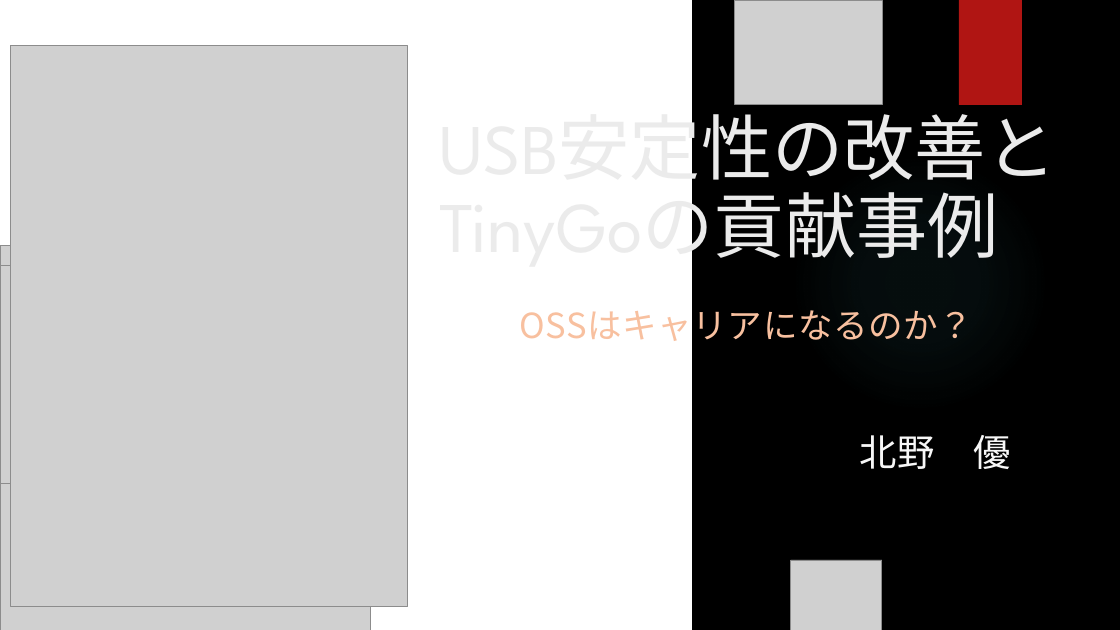
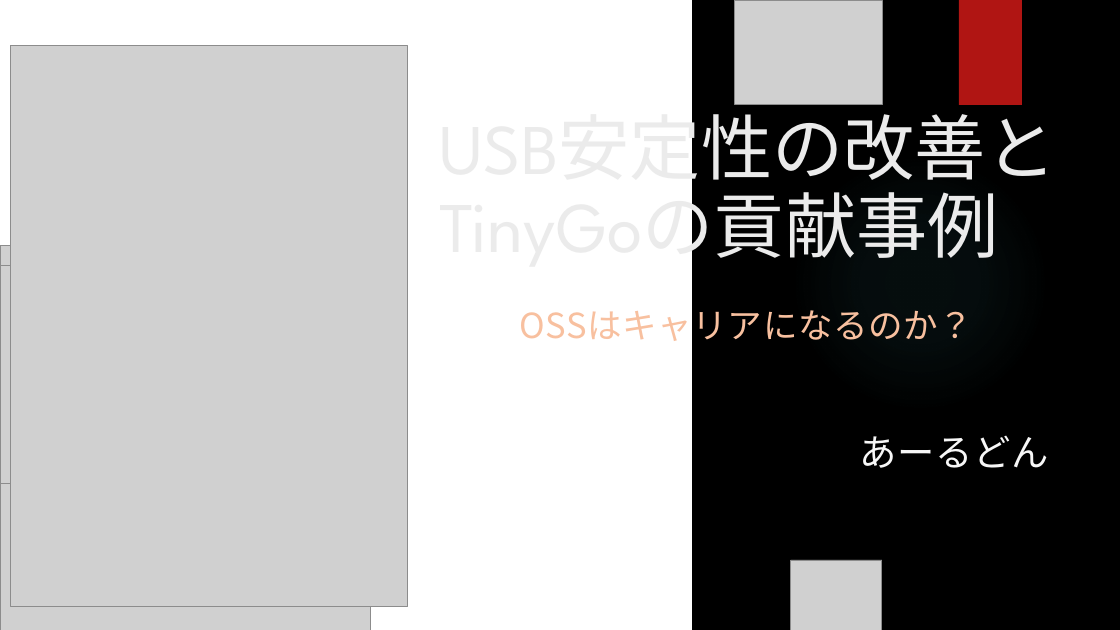
Before and after one commit to rdon-key/rdon-key.github.io, a slide deck: slide 1 of depo/tinygoconference2025/TinygoConference2025_usb.pptx. Drawn at 1120x630 pixels with LibreOffice and Linux fonts; fonts in the diff are those of the drawing; grey boxes stand for pictures; background and template pictures are left out. Boxes give left, top, right and bottom in pixels: in the first picture for what was removed or moved away, otherwise in the second. Text is boxed around its words. In the diff, an @@ line names an element or a change of style, - is before the commit and + after.

Commit message:
update/tinygoconference2025

```diff
--- a/depo/tinygoconference2025/TinygoConference2025_usb.pptx
+++ b/depo/tinygoconference2025/TinygoConference2025_usb.pptx
@@ text at box(859, 435, 1048, 468): text changed @@
-北野 優
+あーるどん
```
